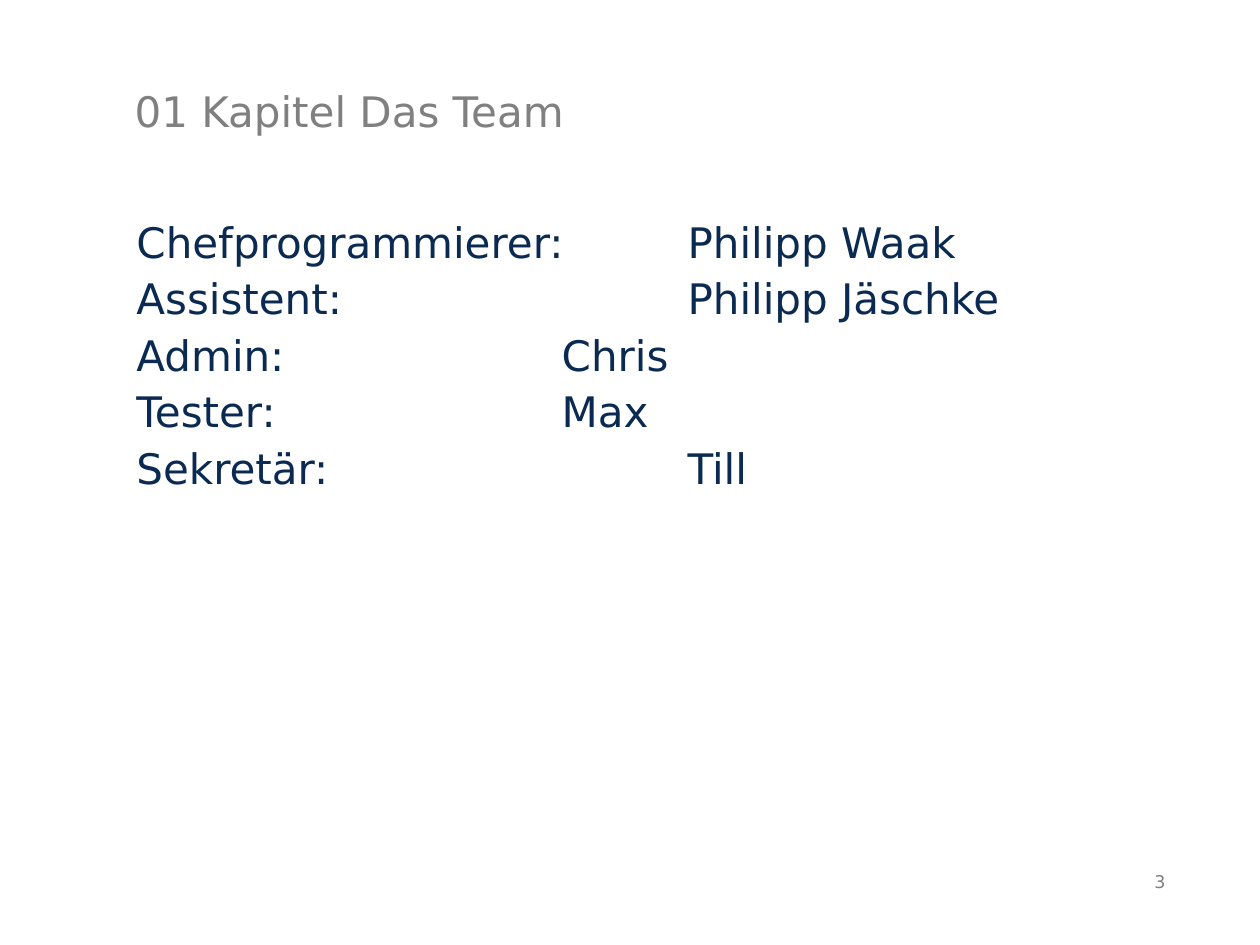
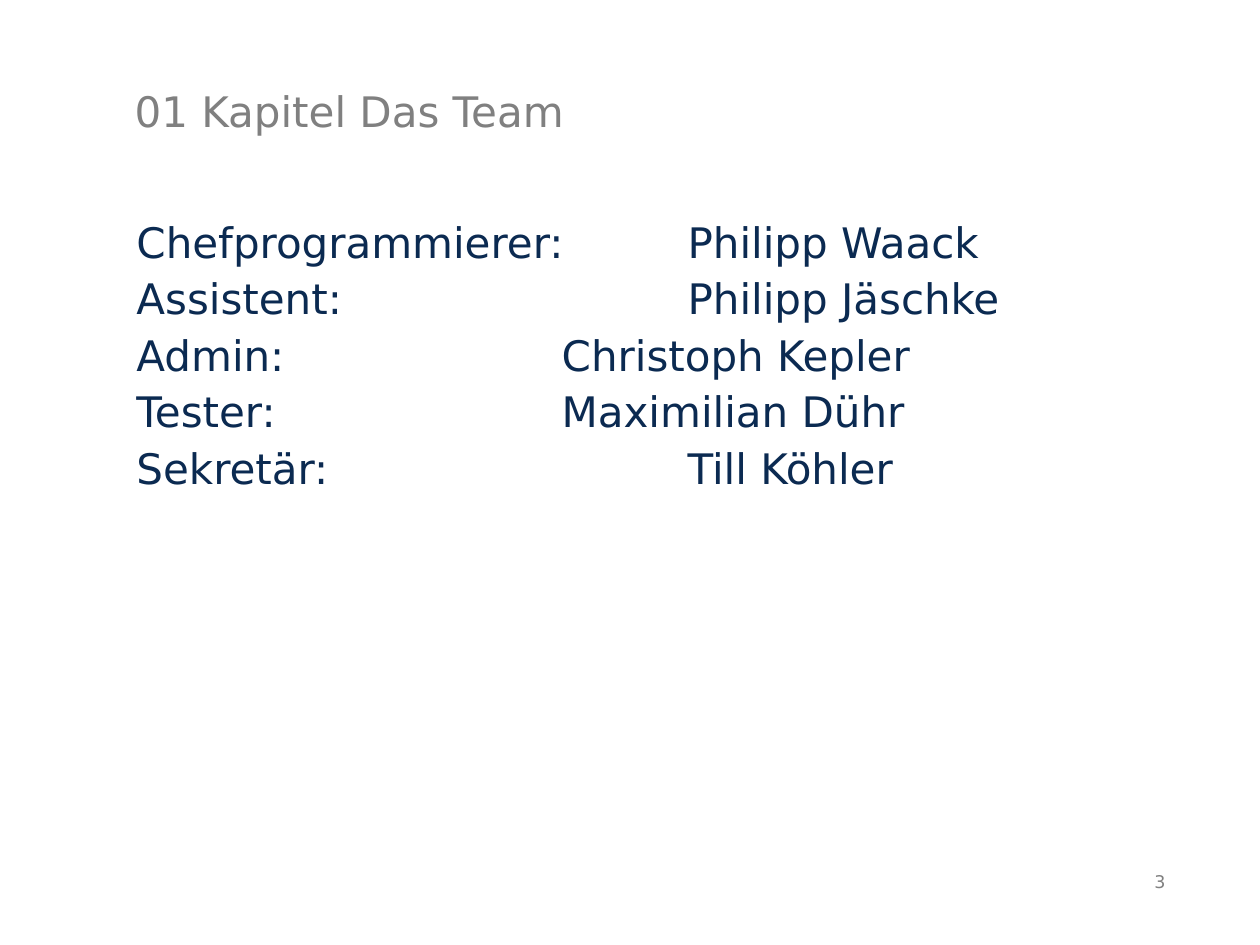
Before and after one commit to MarauderXtreme/bookshop-schiller, a slide deck: slide 3 of Präsi/bwtwfok.odp. Drawn at 1260x945 pixels with LibreOffice and Linux fonts; fonts in the diff are those of the drawing. Boxes give left, top, right and bottom in pixels: in the first picture for what was removed or moved away, otherwise in the second. Text is boxed around its words. In the diff, an @@ line names an element or a change of style, - is before the commit and + after.

```diff
--- a/Präsi/bwtwfok.odp
+++ b/Präsi/bwtwfok.odp
@@ text at (x1=136, y1=226, x2=979, y2=267): text changed @@
-Chefprogrammierer: Philipp Waak
+Chefprogrammierer: Philipp Waack
@@ text at (x1=136, y1=339, x2=910, y2=485): text changed @@
-Admin: Chris
-Tester: Max
-Sekretär: Till
+Admin: Christoph Kepler
+Tester: Maximilian Dühr
+Sekretär: Till Köhler
```
Also in this commit, not shown: 6 other slides changed, 4 slides added.
